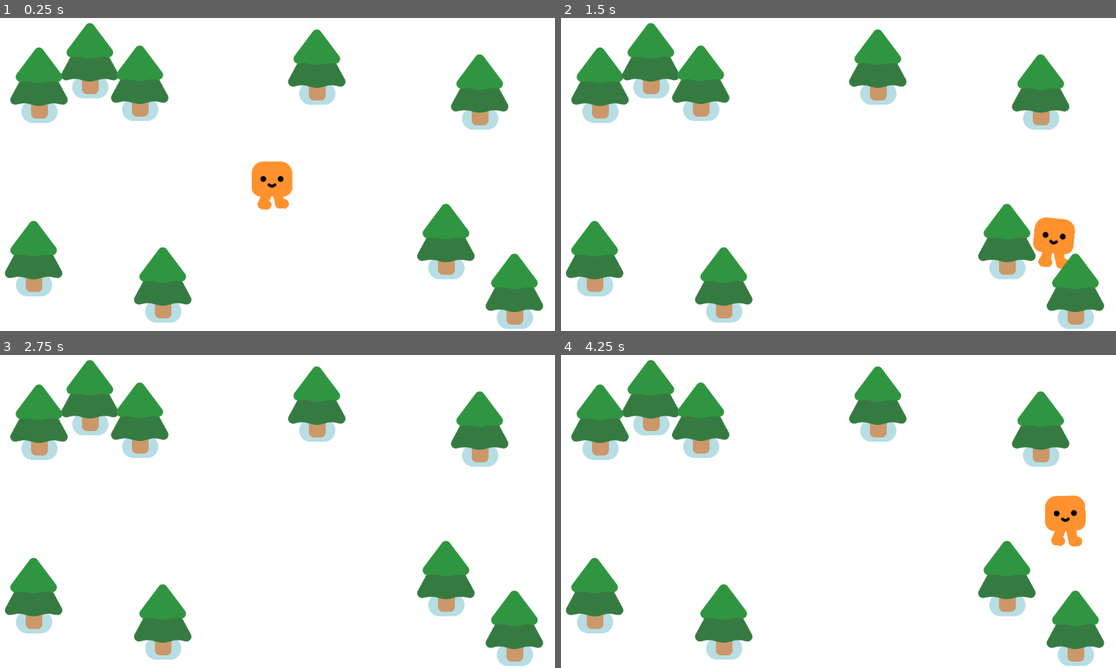
Above: before the commit, frames 1-4 (two rows, left to right).
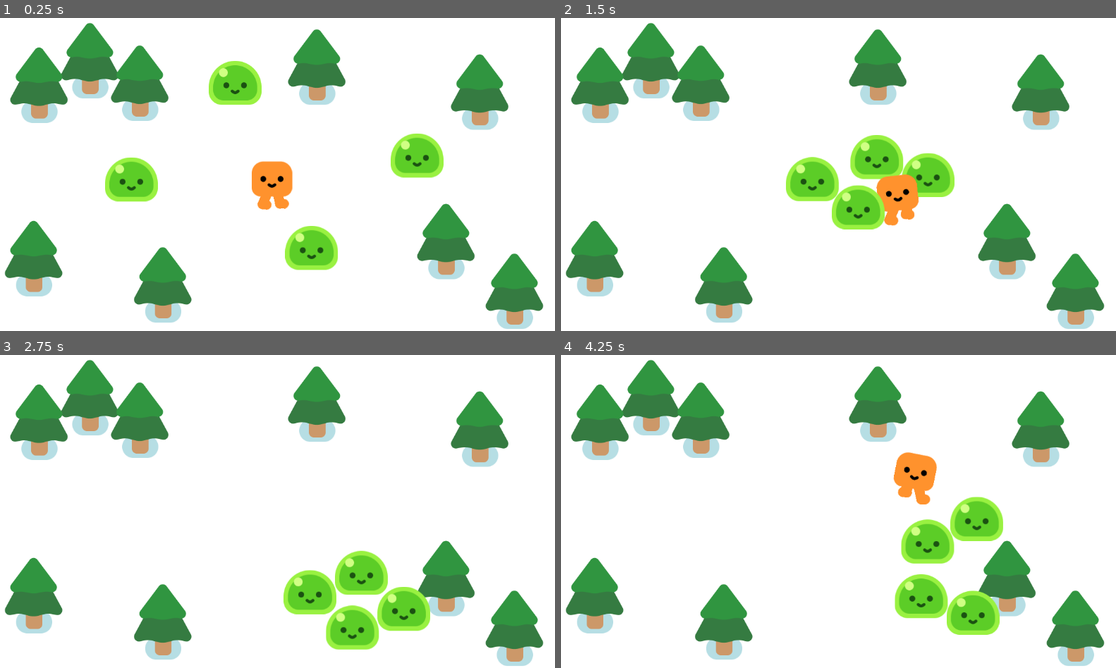
Above: after the commit, the same moments.

Repository: LeoVDang/Vampire-Survivor
Game: Godot game, scene res://survivors_game.tscn
Same seed, same stepped clock (60 frames per second), same inputs: the game is played once before the commit and once after it.
Inputs:
- Up to frame 1 (0.25 s): no input
- Up to frame 2 (1.5 s): hold D (move_right) 0.53-1.28 s; hold S (move_down) from 1.28 s (still down)
- Up to frame 3 (2.75 s): release S (move_down) at 2.03 s; hold D (move_right) from 2.03 s (still down)
- Up to frame 4 (4.25 s): release D (move_right) at 2.78 s; hold W (move_up) 2.78-3.53 s; hold A (move_left) from 3.53 s (still down)

The runs differ from the first frame. In frame 1, 4.6% of the frame differs, in the area x 18-80%, y 13-81%; in frame 2, 6.3%; in frame 3, 4.6%; in frame 4, 6.6%, in the area x 59-95%, y 31-90%.

Commit message:
Adding Mobs that Chase the Player

Diff:
--- /dev/null
+++ b/Vampire Survivor/mob.gd
@@ -0,0 +1,11 @@
+extends CharacterBody2D
+
+
+@onready var player = get_node("/root/Game/Player")
+
+
+
+func _physics_process(delta):
+	var direction = global_position.direction_to(player.global_position)
+	velocity = direction * 200.0
+	move_and_slide()
--- /dev/null
+++ b/Vampire Survivor/mob.tscn
@@ -0,0 +1,17 @@
+[gd_scene load_steps=4 format=3 uid="uid://bqn1r37mswk1q"]
+
+[ext_resource type="Script" path="res://mob.gd" id="1_kd4y1"]
+[ext_resource type="PackedScene" uid="uid://ogik4s70pgwl" path="res://characters/slime/slime.tscn" id="1_p602f"]
+
+[sub_resource type="CircleShape2D" id="CircleShape2D_aivj6"]
+radius = 55.0818
+
+[node name="Mob" type="CharacterBody2D"]
+script = ExtResource("1_kd4y1")
+
+[node name="Slime" parent="." instance=ExtResource("1_p602f")]
+position = Vector2(0, 5)
+
+[node name="CollisionShape2D" type="CollisionShape2D" parent="."]
+position = Vector2(0, -23)
+shape = SubResource("CircleShape2D_aivj6")
--- a/Vampire Survivor/survivors_game.tscn
+++ b/Vampire Survivor/survivors_game.tscn
@@ -1,7 +1,8 @@
-[gd_scene load_steps=3 format=3 uid="uid://cp1ya0qdvv2ha"]
+[gd_scene load_steps=4 format=3 uid="uid://cp1ya0qdvv2ha"]
 
 [ext_resource type="PackedScene" uid="uid://cekmmmb3u4q0e" path="res://player.tscn" id="1_1h8yx"]
 [ext_resource type="PackedScene" uid="uid://xwso7q2lav5c" path="res://pine_tree.tscn" id="2_73n6x"]
+[ext_resource type="PackedScene" uid="uid://bqn1r37mswk1q" path="res://mob.tscn" id="3_fcwqh"]
 
 [node name="Game" type="Node2D"]
 y_sort_enabled = true
@@ -12,6 +13,18 @@
 
 [node name="Player" parent="." instance=ExtResource("1_1h8yx")]
 position = Vector2(575, 383)
+
+[node name="Mob" parent="." instance=ExtResource("3_fcwqh")]
+position = Vector2(681, 551)
+
+[node name="Mob2" parent="." instance=ExtResource("3_fcwqh")]
+position = Vector2(236, 366)
+
+[node name="Mob3" parent="." instance=ExtResource("3_fcwqh")]
+position = Vector2(919, 309)
+
+[node name="Mob4" parent="." instance=ExtResource("3_fcwqh")]
+position = Vector2(481, 124)
 
 [node name="PineTree" parent="." instance=ExtResource("2_73n6x")]
 position = Vector2(201, 162)
